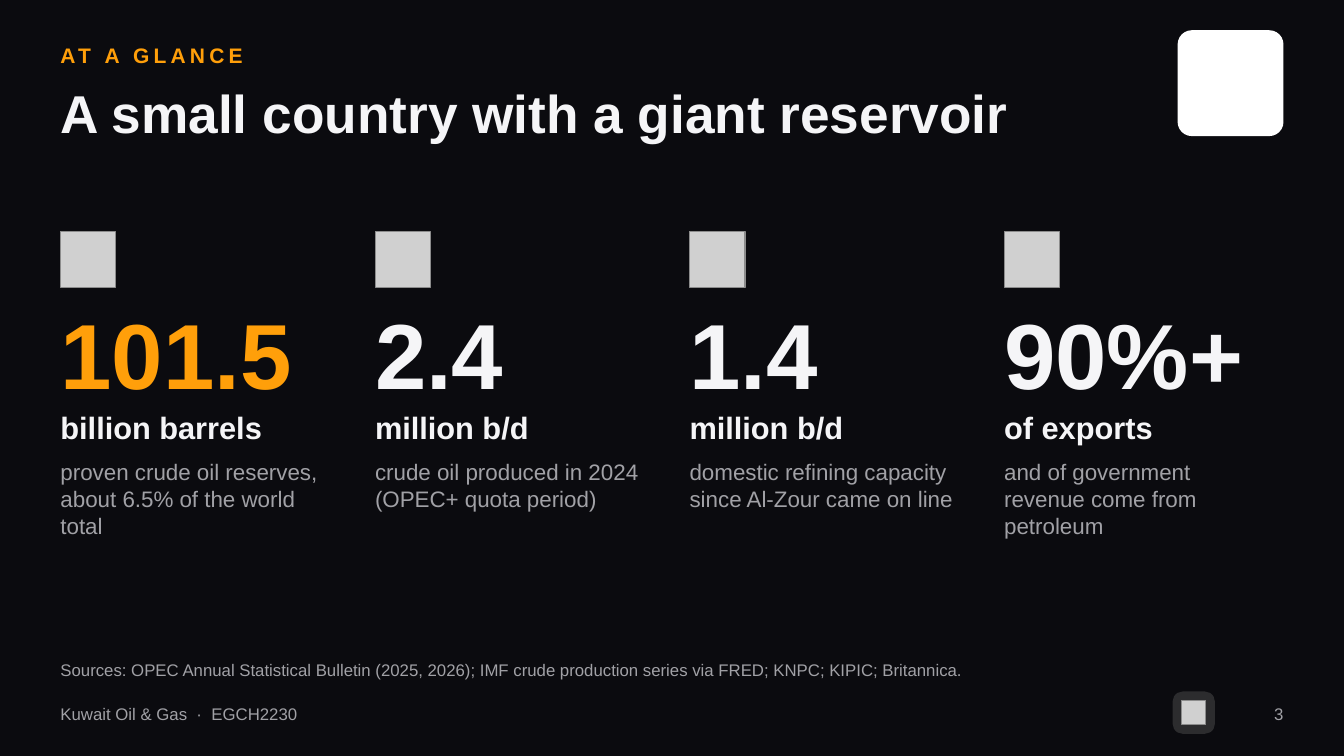
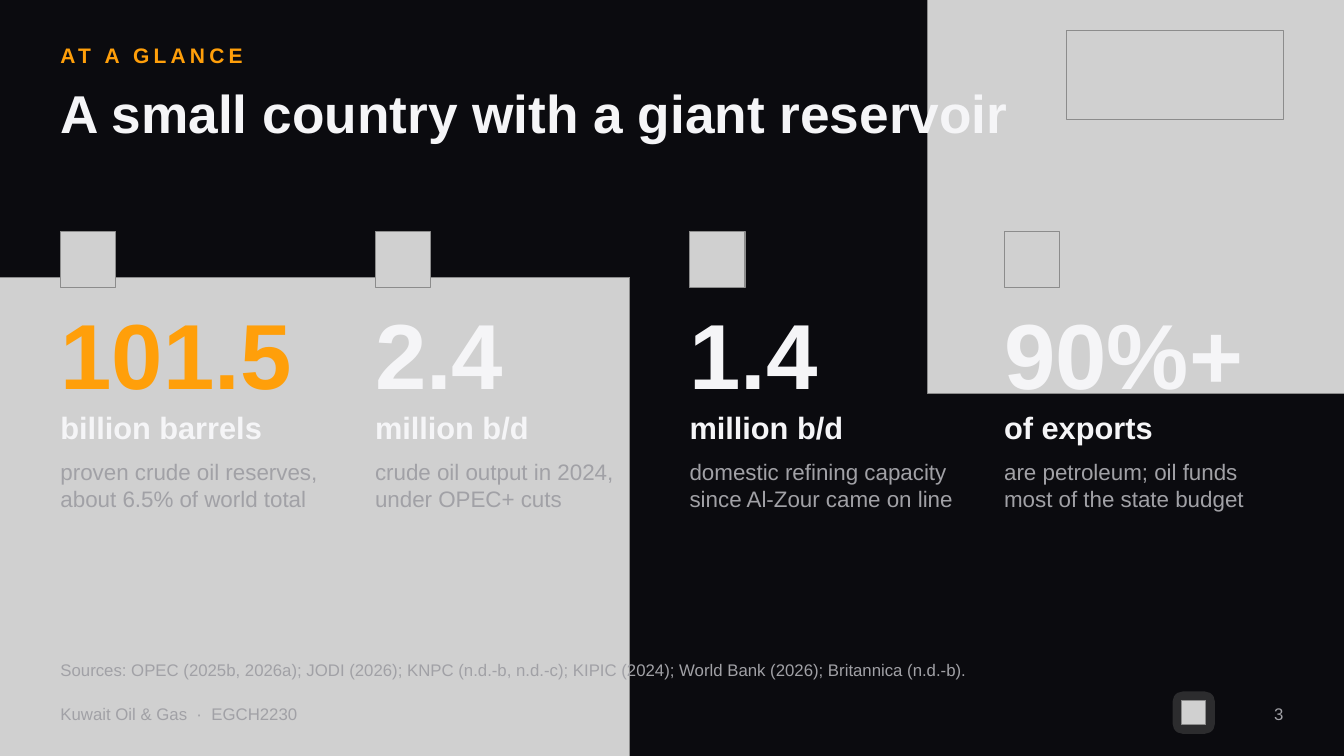
Before and after one commit to 0ceanmind/shahad-research, a slide deck: slide 3 of Kuwait_Oil_and_Gas_Presentation.pptx. Drawn at 1344x756 pixels with LibreOffice and Linux fonts; fonts in the diff are those of the drawing; grey boxes stand for pictures; background and template pictures are left out. Boxes give left, top, right and bottom in pixels: in the first picture for what was removed or moved away, otherwise in the second. Text is boxed around its words. In the diff, an @@ line names an element or a change of style, - is before the commit and + after.

```diff
--- a/Kuwait_Oil_and_Gas_Presentation.pptx
+++ b/Kuwait_Oil_and_Gas_Presentation.pptx
@@ picture added at [928,0,1344,393] @@
@@ picture added at [1067,30,1284,120] @@
@@ rounded rectangle removed at [1178,30,1284,136] @@
@@ picture added at [0,277,630,756] @@
@@ text at [60,464,317,507]: text changed @@
-proven crude oil reserves, about 6.5% of the world total
+proven crude oil reserves, about 6.5% of world total
@@ text at [375,464,613,507]: text changed @@
-crude oil produced in 2024 (OPEC+ quota period)
+crude oil output in 2024, under OPEC+ cuts
@@ text at [1004,464,1243,512]: text changed @@
-and of government revenue come from petroleum
+are petroleum; oil funds most of the state budget
@@ text at [60,663,966,681]: text changed @@
-Sources: OPEC Annual Statistical Bulletin (2025, 2026); IMF crude production series via FRED; KNPC; KIPIC; Britannica.
+Sources: OPEC (2025b, 2026a); JODI (2026); KNPC (n.d.-b, n.d.-c); KIPIC (2024); World Bank (2026); Britannica (n.d.-b).
@@ text removed at [60,708,297,720] @@
-Kuwait Oil & Gas · EGCH2230
@@ text added at [60,708,297,720], 12 pt, text #A1A1A6 @@
+Kuwait Oil & Gas · EGCH2230
```
Also in this commit, not shown: 27 other slides changed, 5 slides added, 12 other files.
